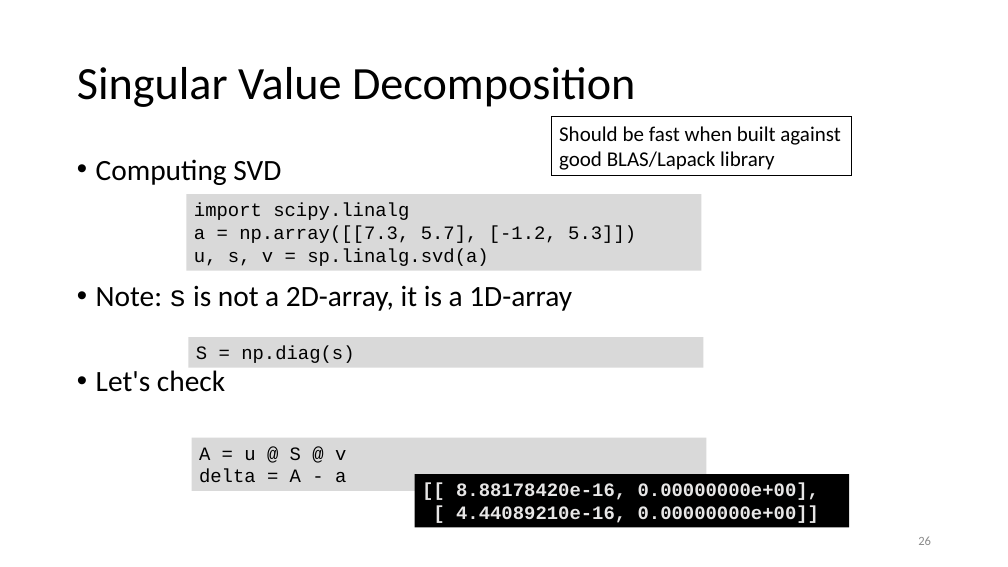
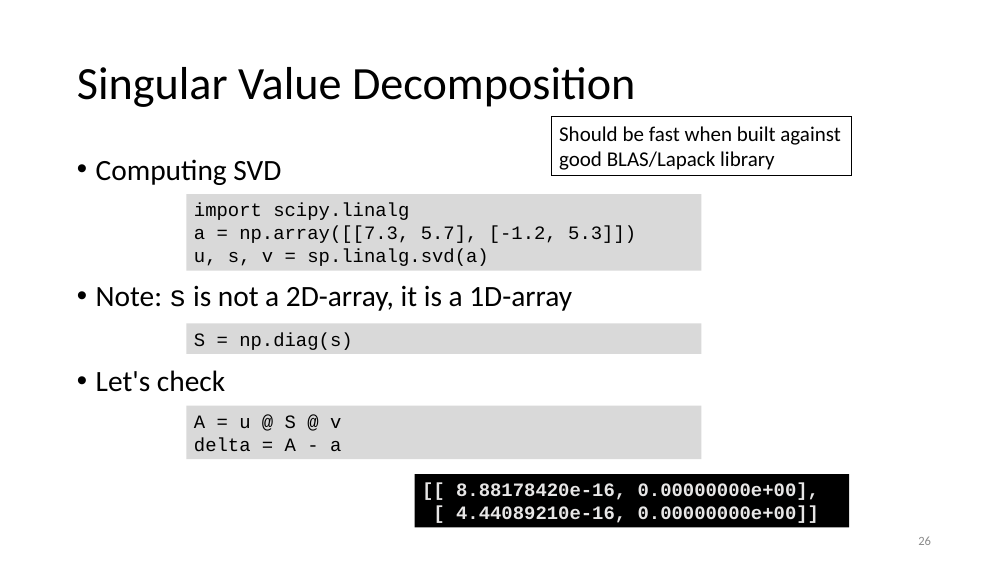
Before and after one commit to gjbex/Scientific-Python, a slide deck: slide 26 of scientific_python.pptx. Drawn at 1008x567 pixels with LibreOffice and Linux fonts; fonts in the diff are those of the drawing. Boxes give left, top, right and bottom in pixels: in the first picture for what was removed or moved away, otherwise in the second. Text is boxed around its words. In the diff, an @@ line names an element or a change of style, - is before the commit and + after.

```diff
--- a/scientific_python.pptx
+++ b/scientific_python.pptx
@@ rectangle "S = np.diag(s)": place and size @@
-rectangle "S = np.diag(s)" at [188, 337, 703, 368]
+rectangle "S = np.diag(s)" at [187, 324, 702, 354]
@@ rectangle "A = u @ S ...": place and size @@
-rectangle "A = u @ S ..." at [191, 438, 706, 492]
+rectangle "A = u @ S ..." at [187, 406, 702, 460]
```
Also in this commit, not shown: 8 other slides changed.
